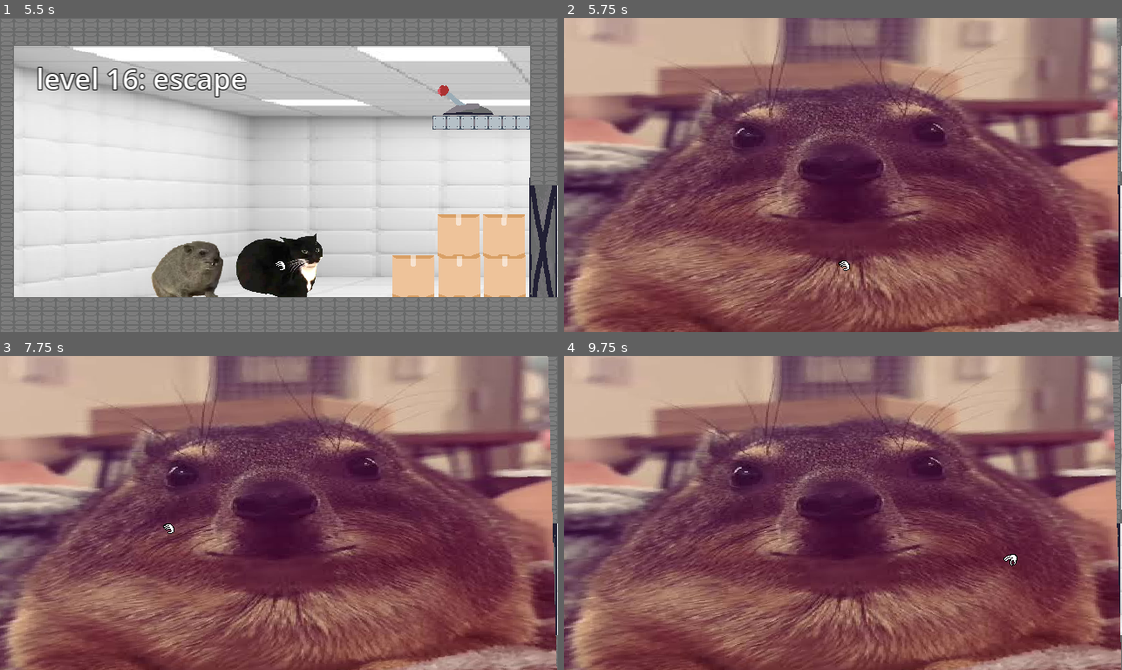
Above: before the commit, frames 1-4 (two rows, left to right).
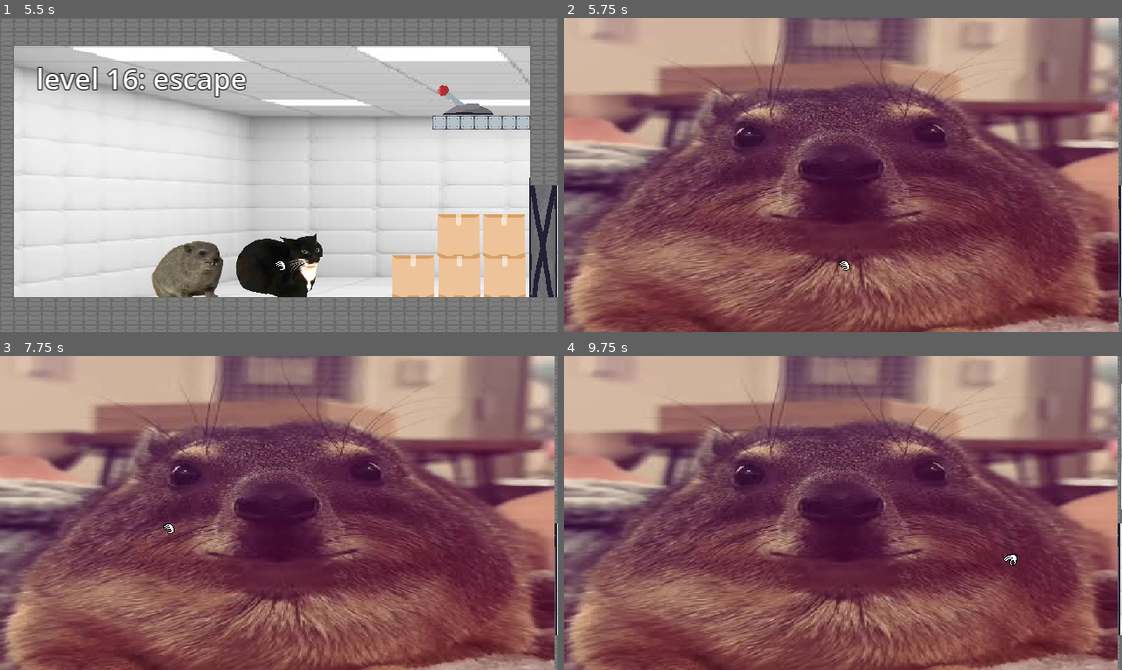
Above: after the commit, the same moments.

Repository: EuclideanBoi/cat-flipper
Game: Godot game, scene res://scenes/levelsixteen.tscn
The game is run twice, just before and just after one commit, with the same random seed, the same clock (stepped at 60 frames per second) and the same inputs. This scene is started directly instead of the project's main scene.
Inputs (mouse positions are in pixels of both pictures, inside the frame that each line leads up to):
- Up to frame 1 (5.5 s): move the mouse to (457, 275) at 0.52 s; click (457, 275) at 0.67 s; move the mouse to (457, 234) at 1.27 s; click (457, 234) at 1.42 s; move the mouse to (412, 272) at 2.02 s; click (412, 272) at 2.17 s; move the mouse to (502, 275) at 2.77 s; click (502, 275) at 2.92 s; move the mouse to (502, 234) at 3.52 s; click (502, 234) at 3.67 s; move the mouse to (468, 80) at 4.27 s; click (468, 80) at 4.42 s; move the mouse to (279, 266) at 5.02 s; click (279, 266) at 5.17 s
- Up to frame 2 (5.75 s): no input
- Up to frame 3 (7.75 s): move the mouse to (195, 434) at 5.77 s; click (195, 434) at 5.92 s; move the mouse to (401, 497) at 6.52 s; click (401, 497) at 6.67 s; move the mouse to (167, 528) at 7.27 s; click (167, 528) at 7.42 s
- Up to frame 4 (9.75 s): move the mouse to (898, 443) at 8.02 s; click (898, 443) at 8.17 s; move the mouse to (815, 575) at 8.77 s; click (815, 575) at 8.92 s; move the mouse to (1010, 560) at 9.52 s; click (1010, 560) at 9.67 s

Frame 1 is identical in both runs. In frame 2, 3.5% of the frame differs, in the area x 0-100%, y 0-100%; in frame 3, 19%; in frame 4, 20%.

Commit message:
Hyrax patch

Diff:
--- a/scripts/hyrax.gd
+++ b/scripts/hyrax.gd
@@ -26,7 +26,7 @@
 			$Jumpscare.visible = true
 			$Jumpscare.global_position = Vector2(323.0,160.5)
 			$Jumpscare.global_rotation = 0
-			freeze = true
+			set_deferred("freeze", true)
 			$SFX.play()
 			await get_tree().create_timer(0.2).timeout
 			get_tree().reload_current_scene.call_deferred()
